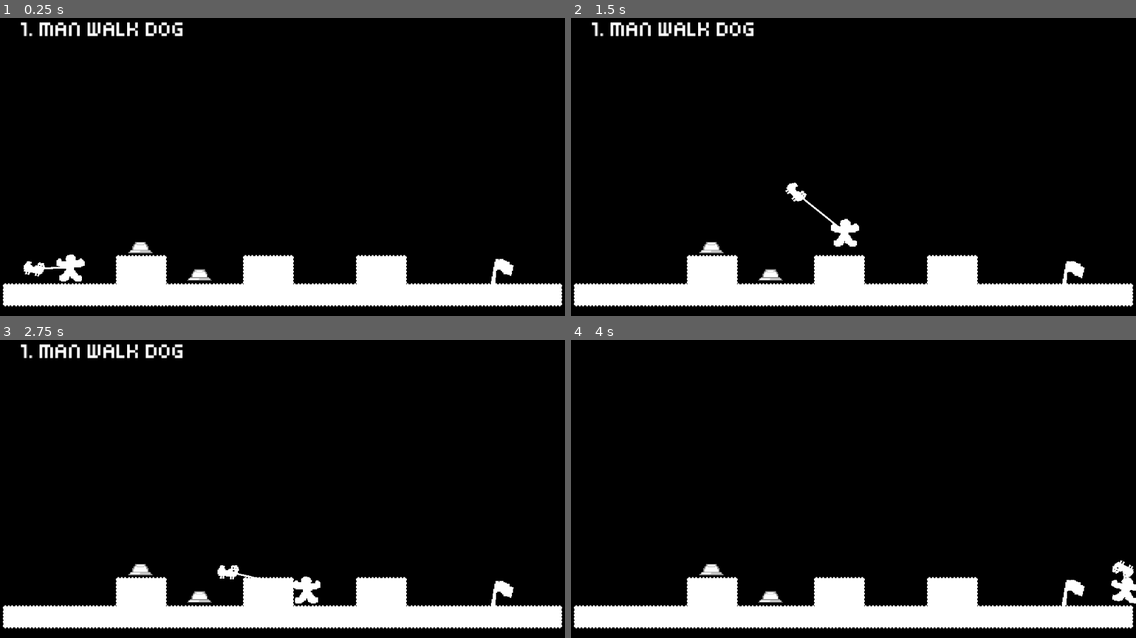
Above: before the commit, frames 1-4 (two rows, left to right).
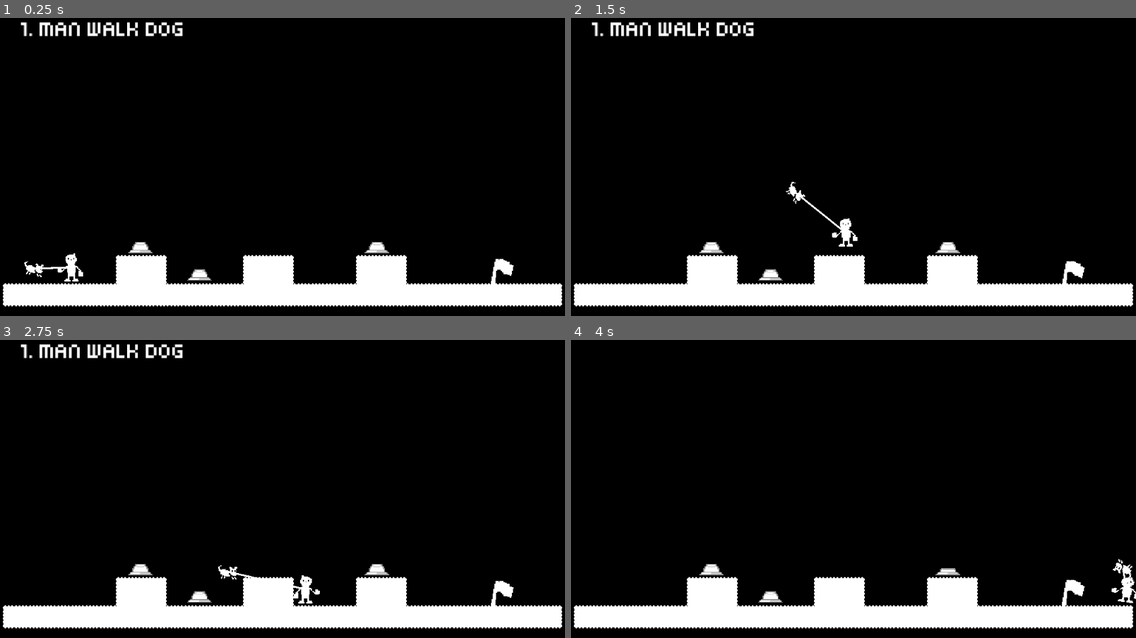
Above: after the commit, the same moments.

Repository: vanssnn/man-walk-dog
Game: Godot game, scene res://rooms/level_test.tscn
The game is run twice, just before and just after one commit, with the same random seed, the same clock (stepped at 60 frames per second) and the same inputs. This scene is started directly instead of the project's main scene. Sound files missing from this copy of the repository are replaced by a short silence.
Inputs (mouse positions are in pixels of both pictures, inside the frame that each line leads up to):
- Up to frame 1 (0.25 s): no input
- Up to frame 2 (1.5 s): move the mouse to (977, 140) at 0.52 s; hold D (move_right) from 0.53 s (still down); click (977, 140) at 0.67 s; tap W (move_up) at 0.77 s; move the mouse to (740, 172) at 1.27 s
- Up to frame 3 (2.75 s): tap W (move_up) at 1.52 s; move the mouse to (339, 408) at 2.02 s; release D (move_right) at 2.03 s; hold A (move_left) from 2.03 s (still down)
- Up to frame 4 (4 s): move the mouse to (825, 542) at 2.77 s; release A (move_left) at 2.78 s; hold D (move_right) from 2.78 s (still down); click (825, 542) at 2.92 s; tap W (move_up) at 3.02, 3.77 s; move the mouse to (1023, 527) at 3.52 s

The runs differ from the first frame. In frame 1, 0.4% of the frame differs, in the area x 4-69%, y 75-89%; in frame 2, 0.4%; in frame 3, 0.4%, in the area x 38-69%, y 75-89%; in frame 4, 0.4%.

Commit message:
feat: modify asset

Diff:
--- a/switch/Switch.tscn
+++ b/switch/Switch.tscn
@@ -1,13 +1,37 @@
-[gd_scene load_steps=3 format=3 uid="uid://cvynvoh4ux5w0"]
+[gd_scene load_steps=7 format=3 uid="uid://cvynvoh4ux5w0"]
 
 [ext_resource type="Script" uid="uid://dm6dg0cwrffc7" path="res://switch/switch.gd" id="1_umagw"]
+[ext_resource type="Texture2D" uid="uid://cjsuxq8ouda4m" path="res://button/Button.png" id="2_2xu16"]
+
+[sub_resource type="AtlasTexture" id="AtlasTexture_tgfxf"]
+atlas = ExtResource("2_2xu16")
+region = Rect2(0, 0, 32, 16)
+
+[sub_resource type="AtlasTexture" id="AtlasTexture_stvn5"]
+atlas = ExtResource("2_2xu16")
+region = Rect2(32, 0, 32, 16)
+
+[sub_resource type="SpriteFrames" id="SpriteFrames_7hn7e"]
+animations = [{
+"frames": [{
+"duration": 1.0,
+"texture": SubResource("AtlasTexture_tgfxf")
+}, {
+"duration": 1.0,
+"texture": SubResource("AtlasTexture_stvn5")
+}],
+"loop": true,
+"name": &"default",
+"speed": 5.0
+}]
 
 [sub_resource type="RectangleShape2D" id="RectangleShape2D_2xu16"]
 
 [node name="Switch" type="Area2D"]
 script = ExtResource("1_umagw")
 
-[node name="Switch" type="Sprite2D" parent="."]
+[node name="Switch" type="AnimatedSprite2D" parent="."]
+sprite_frames = SubResource("SpriteFrames_7hn7e")
 
 [node name="CollisionShape2D" type="CollisionShape2D" parent="."]
 shape = SubResource("RectangleShape2D_2xu16")
--- a/switch/switch.gd
+++ b/switch/switch.gd
@@ -1,5 +1,7 @@
 extends Area2D
 class_name Switch
+
+@onready var sprite: AnimatedSprite2D = $Switch
 
 signal toggled(is_on: bool)
 
@@ -10,4 +12,5 @@
 		return
 
 	is_on = !is_on
+	sprite.frame = 1	 if is_on else 0
 	toggled.emit(is_on)
Binary file changed: dog/dog.png
Binary file changed: man/man.png
